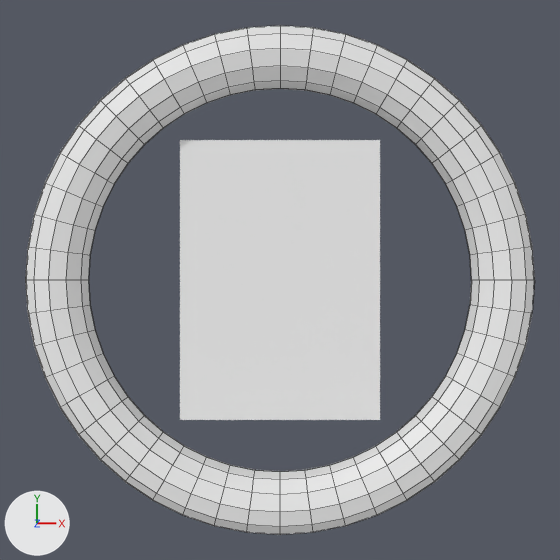
Before and after pictures for a commit that changed the Blender file burning_bits.blend.
Both versions are drawn from a camera (50 mm lens) standing at (0.0, 0.0, 1.064) and looking at (0.0, 0.0, 0.0). Lighting does not change. The marker at lower left points along +X, +Y and +Z. Mesh edges are drawn as thin lines on the coarser meshes.

Names of what the first picture shows: 'burn_paint_brush', 'paper'.
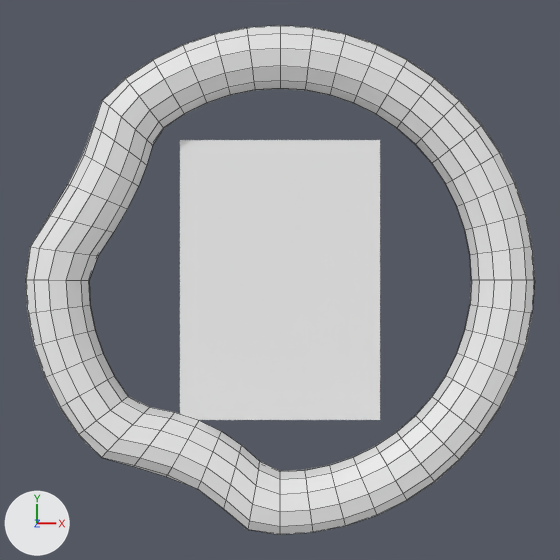
Commit message: add burn brush animation

The newer file adds a shape key; the second version is drawn at full value of the shape key 'Key 1' of 'burn_paint_brush', and the change is written as the vertex moves it makes.

Pixel boxes (x1, y1, x2, y2) of what changed, in the pictures (560 x 560 px; the box of a moved part takes in the faces that stretch with it):
part 1 of me_torus, moved or reshaped: before (79, 397, 280, 535); after (79, 396, 280, 534)
part 2 of me_torus, moved or reshaped: before (25, 79, 163, 280); after (26, 79, 164, 280)

The change, as a list of edits to the scene's bpy script:
```text
Change me_torus:
    where me_torus.from_pydata(...)  # 576 vertices, 576 faces; spans x -1.14..1.14, y -1.14..1.14, z -0.14..0.14
    used by ob_burn_paint_brush; location = (0.0, 0.0, 0.0); scale = (0.304, 0.304, 0.304)
    me_torus part 1: 69 of 576 vertices moved; they spanned x -0.81..-0.11, y -1.13..-0.61, z -0.14..0.14 and now span x -0.8..-0.09, y -1.12..-0.57, z -0.14..0.14; mean shift (0.04, 0.06, 0.0); largest move (-0.5, -0.86, 0.14) -> (-0.43, -0.75, 0.14)
    me_torus part 2: 66 of 576 vertices moved; they spanned x -1.13..-0.61, y 0.11..0.81, z -0.14..0.14 and now span x -1.12..-0.57, y 0.11..0.81, z -0.14..0.14; mean shift (0.06, -0.01, 0.0); largest move (-0.97, 0.56, 0.07) -> (-0.86, 0.55, 0.07)
```
